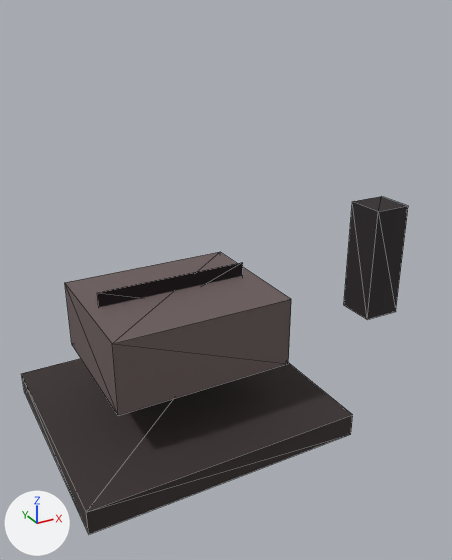
The glTF model assets/models/ember/ember_ash_mine.glb, before and after one commit.
One viewpoint serves both versions: a 50 mm lens placed at (-19.0, -43.3, 34.6), pointed at (3.5, -2.4, 14.2). The axes (+X, +Y, +Z) are drawn at lower left. The lights are the same throughout. The first picture is the older version. Mesh edges are drawn as thin lines. Vertices at exactly the same position are counted once.

Script lines for the objects in view, before the commit:
```python
me_cube = bpy.data.meshes.new('Cube')
me_cube.from_pydata(...)  # 28 vertices, 40 faces; spans x -11.5..15.5, y -10.0..10.0, z 1.0..20.5
me_cube.materials.append(mat_main)
ob_ember_ash_mine = bpy.data.objects.new('ember_ash_mine', me_cube)
ob_ember_ash_mine.location = (0.0, 0.0, 0.0)
```
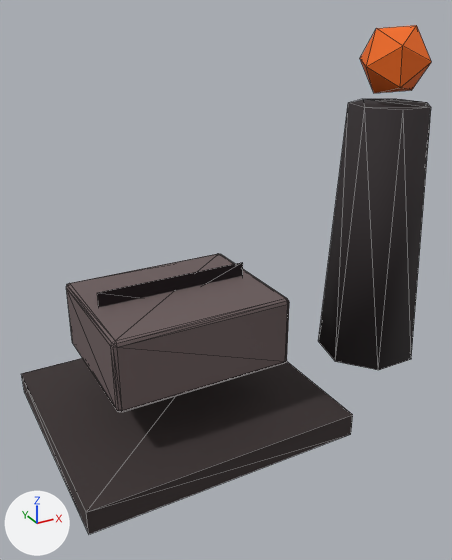
Location of each change, [x1, y1, x2, y2] in pixels of the pictures (452 x 560 px):
'ember_ash_mine', reshaped (50% taller)
    before: [21, 196, 408, 534]
    after: [21, 25, 431, 534]
part 1 of me_cube, added
    after: [318, 99, 431, 370]
part 2 of me_cube, added (orange)
    after: [360, 25, 431, 93]
part 3 of me_cube, rebuilt
    before: [65, 252, 291, 415]
    after: [66, 254, 289, 412]
part 4 of me_cube, deleted
    before: [344, 196, 408, 320]

Edits to the bpy script that builds the scene:
```text
Change me_cube:
    used by ob_ember_ash_mine; location = (0.0, 0.0, 0.0)
    remove me_cube.from_pydata(...)  # 28 vertices, 40 faces; spans x -11.5..15.5, y -10.0..10.0, z 1.0..20.5
    add me_cube.from_pydata(...)  # 94 vertices, 168 faces; spans x -11.5..17.9, y -11.6..10.0, z 1.0..33.3
    me_cube part 1: a new loose piece, a 7-sided cut cone along z (radius 4.0 at the low end, 3.0 at the high end) spanning x 10.1..17.9, y -11.6..-4.0, z 8.0..28.0, in mat_main
    me_cube part 2: a new loose piece, an icosphere of 20 faces spanning x 11.4..16.6, y -10.3..-5.7, z 28.7..33.3, in mat_main
    me_cube part 3: the loose piece of 8 vertices spanning x -7.5..7.5, y -6.0..6.0, z 7.0..13.0 is rebuilt with 56 vertices and now spans x -7.5..7.5, y -6.0..6.0, z 7.0..13.0
    me_cube part 4: the loose piece of 8 vertices spanning x 12.5..15.5, y -9.5..-6.5, z 11.5..20.5 is deleted
```
